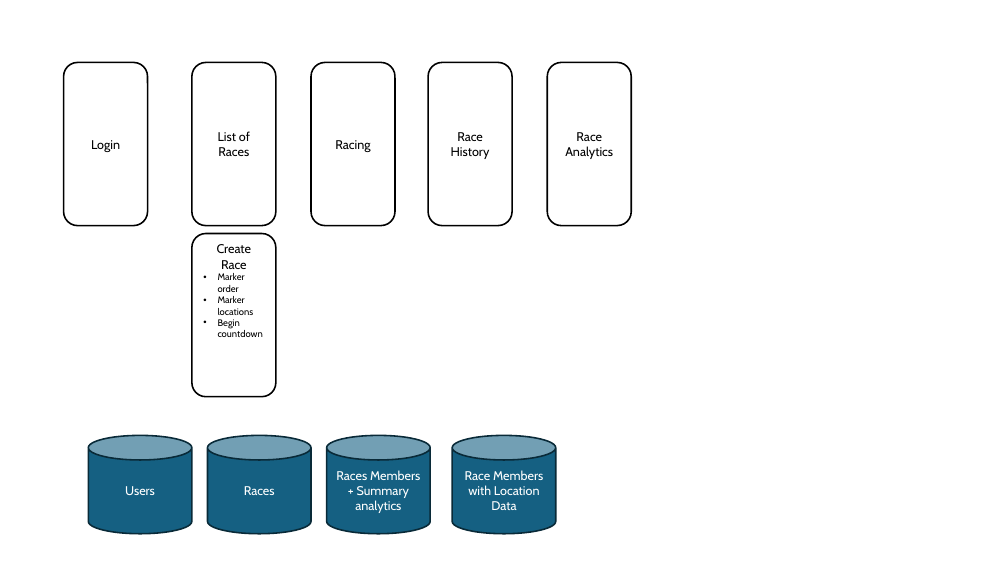
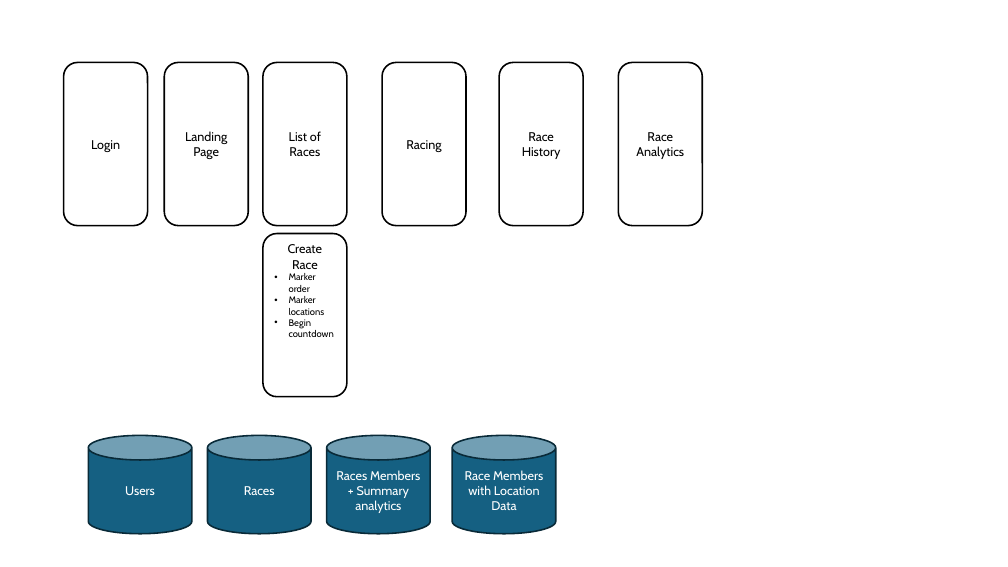
Before and after one commit to nedhulseman/swift-racer, a slide deck: slide 1 of app_architecture.pptx. Drawn at 1008x567 pixels with LibreOffice and Linux fonts; fonts in the diff are those of the drawing. Boxes give left, top, right and bottom in pixels: in the first picture for what was removed or moved away, otherwise in the second. Text is boxed around its words. In the diff, an @@ line names an element or a change of style, - is before the commit and + after.

```diff
--- a/app_architecture.pptx
+++ b/app_architecture.pptx
@@ rounded rectangle added at (x1=164, y1=63, x2=248, y2=226), fill #FFFFFF, outline #000000 1.5 pt, 12 pt, text #000000 @@
+Landing Page
@@ 5 rounded rectangles moved together from (x1=192, y1=63, x2=631, y2=397) to (x1=263, y1=63, x2=702, y2=397) @@
```
Also in this commit, not shown: 15 other files.
